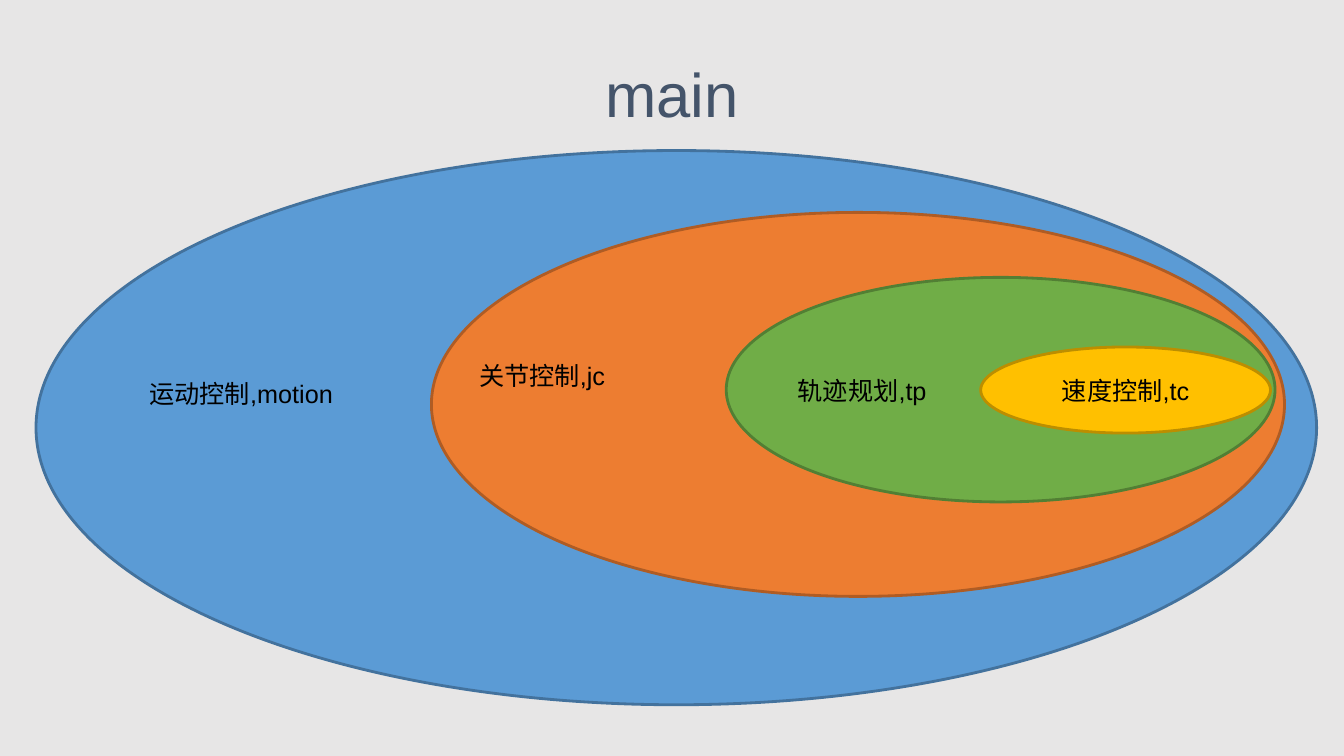
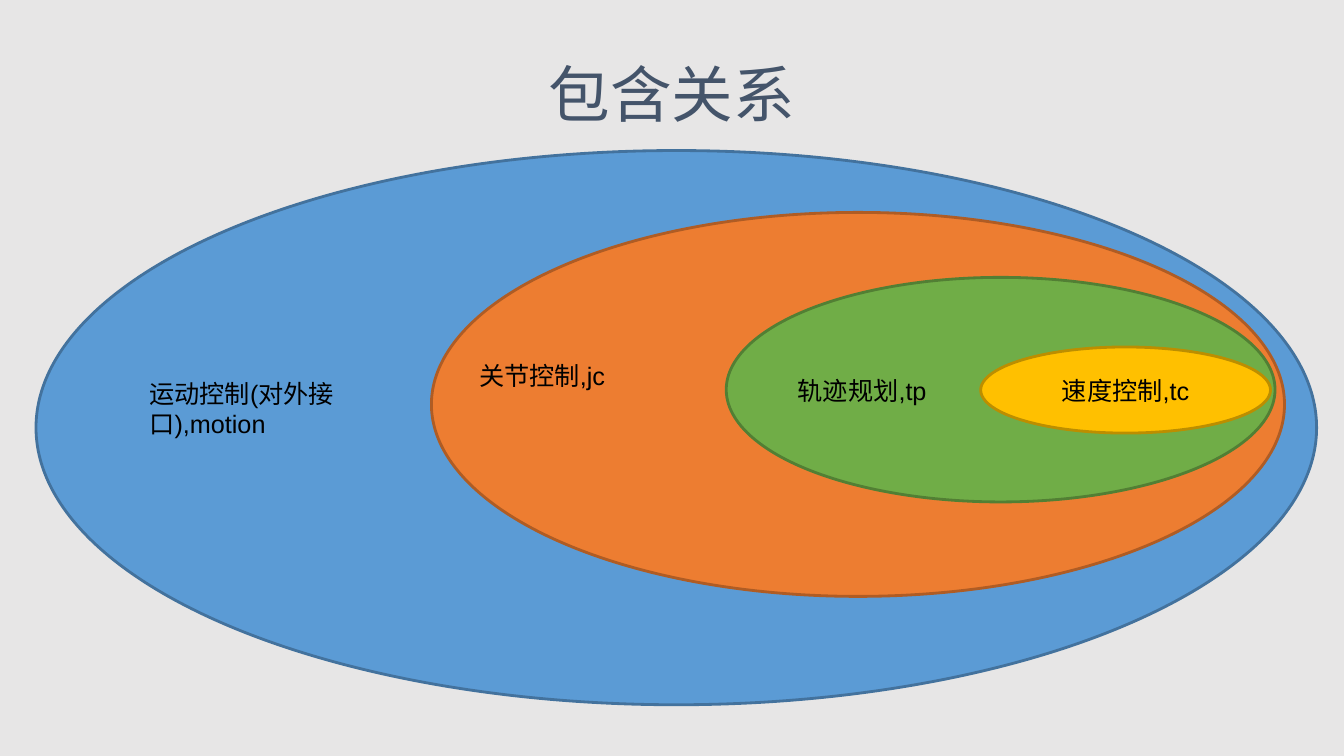
Before and after one commit to wenphi/about_by, a slide deck: slide 3 of motion流程演示.pptx (slide 2 before the commit). Drawn at 1344x756 pixels with LibreOffice and Linux fonts; fonts in the diff are those of the drawing. Boxes give left, top, right and bottom in pixels: in the first picture for what was removed or moved away, otherwise in the second. Text is boxed around its words. In the diff, an @@ line names an element or a change of style, - is before the commit and + after.

```diff
--- a/motion流程演示.pptx
+++ b/motion流程演示.pptx
@@ title at (549,65,795,122): text changed @@
-main
+包含关系
@@ text at (149,382,334,439): text changed @@
-运动控制,motion
+运动控制(对外接口),motion
```
Also in this commit, not shown: 6 other slides changed, 6 slides added, 1 slide removed, 11 other files.
